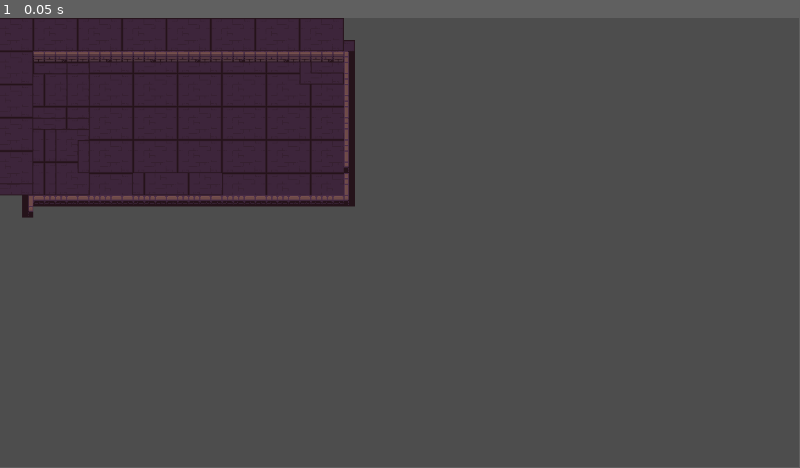
Above: before the commit, frame 1.
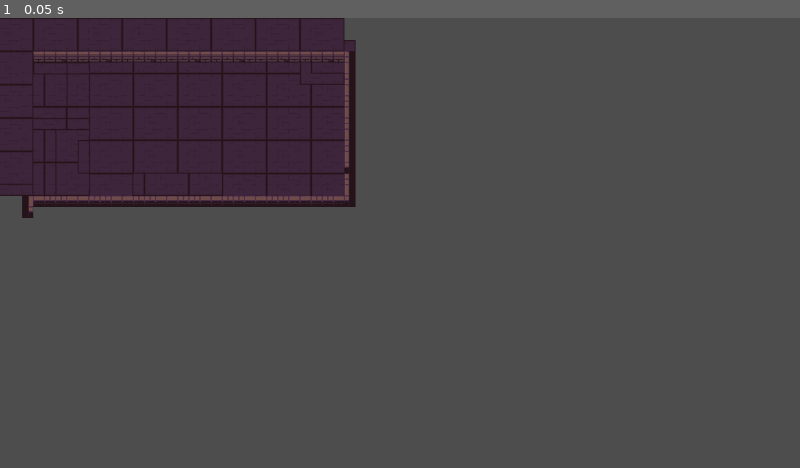
Above: after the commit, the same moment.

Repository: mabanana/winter-jam-2025
Game: Godot game, scene res://levels/level_test.tscn
Same seed, same stepped clock (60 frames per second), same inputs: the game is played once before the commit and once after it. Before the commit the project has no main scene; this scene is started directly in both runs.
Inputs:
- Up to frame 1 (0.05 s): no input
In our replay, the window is 799x449 before the commit and 800x450 after it. These sizes can differ from the game's own. Grey fills any space a smaller window leaves; there, only what the larger window draws over its background counts as a difference.

The runs differ from the first frame. In frame 1, 0.2% of the frame differs, in the area x 0-45%, y 0-43%.

Commit message:
Update project settings

Diff:
--- a/project.godot
+++ b/project.godot
@@ -11,8 +11,14 @@
 [application]
 
 config/name="winter-jam-2025"
+run/main_scene="uid://pj8x2nyfefch"
 config/features=PackedStringArray("4.5", "GL Compatibility")
 config/icon="res://icon.svg"
+
+[display]
+
+window/size/borderless=true
+window/stretch/mode="viewport"
 
 [input]
 
@@ -58,5 +64,6 @@
 
 [rendering]
 
+textures/canvas_textures/default_texture_filter=0
 renderer/rendering_method="gl_compatibility"
 renderer/rendering_method.mobile="gl_compatibility"
